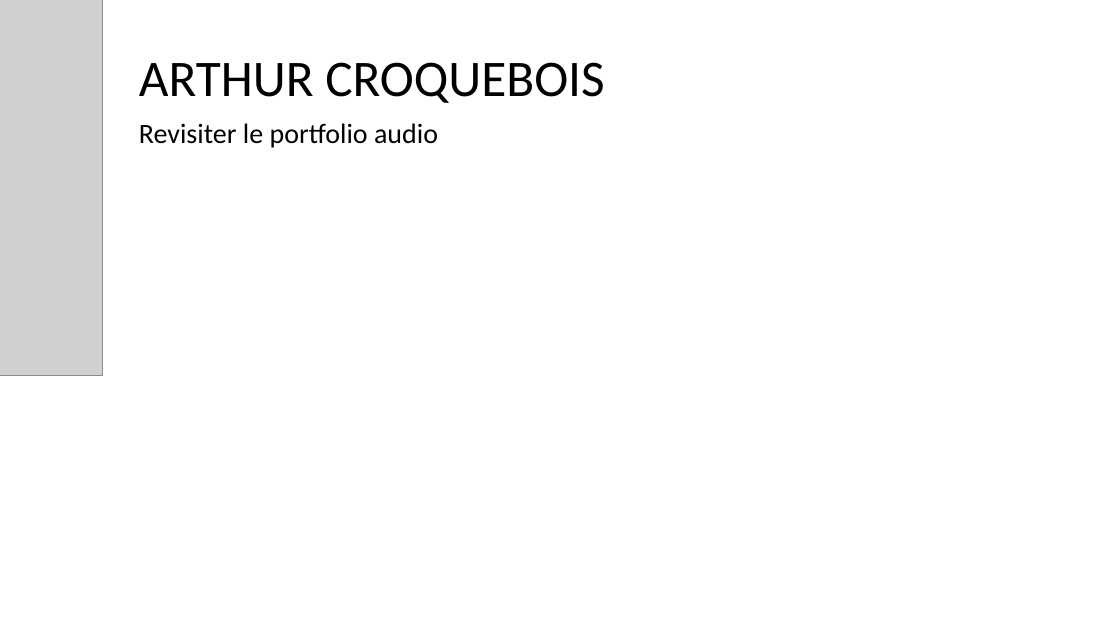
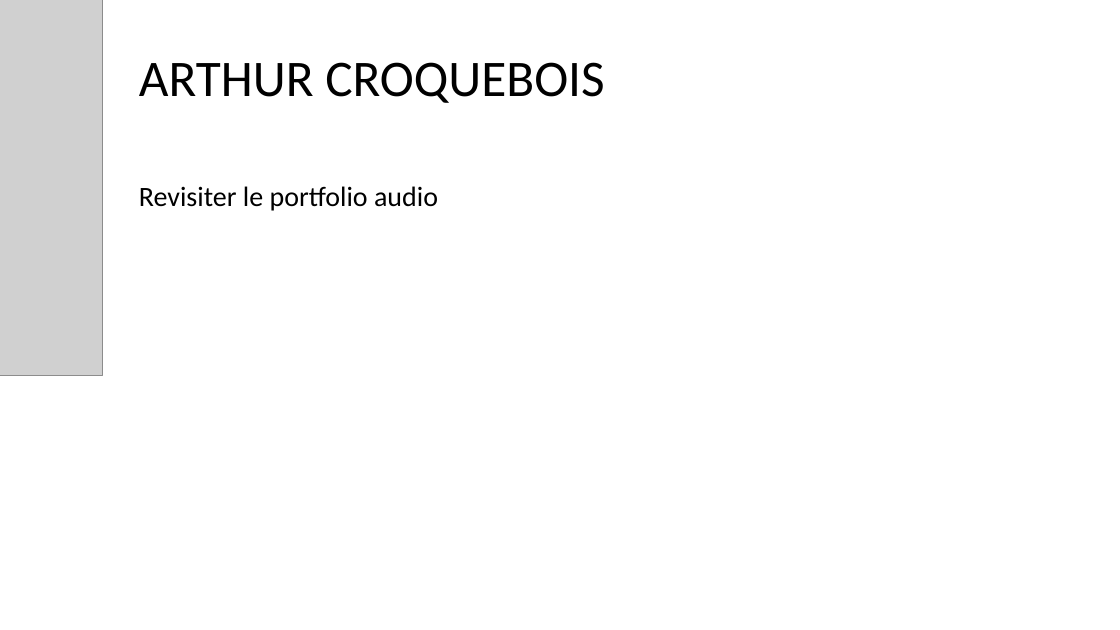
Before and after one commit to arthurkowskii/arthurkowskii.com, a slide deck: slide 1 of PES.pptx. Drawn at 1120x630 pixels with LibreOffice and Linux fonts; fonts in the diff are those of the drawing; grey boxes stand for pictures. Boxes give left, top, right and bottom in pixels: in the first picture for what was removed or moved away, otherwise in the second. Text is boxed around its words. In the diff, an @@ line names an element or a change of style, - is before the commit and + after.

Commit message:
pes powerpoint update

```diff
--- a/PES.pptx
+++ b/PES.pptx
@@ text "Revisiter le portfolio audio": place and size @@
-text "Revisiter le portfolio audio" at (139, 123, 438, 148)
+text "Revisiter le portfolio audio" at (139, 186, 438, 211)
```
Also in this commit, not shown: 3 other slides changed, 1 slide added.
